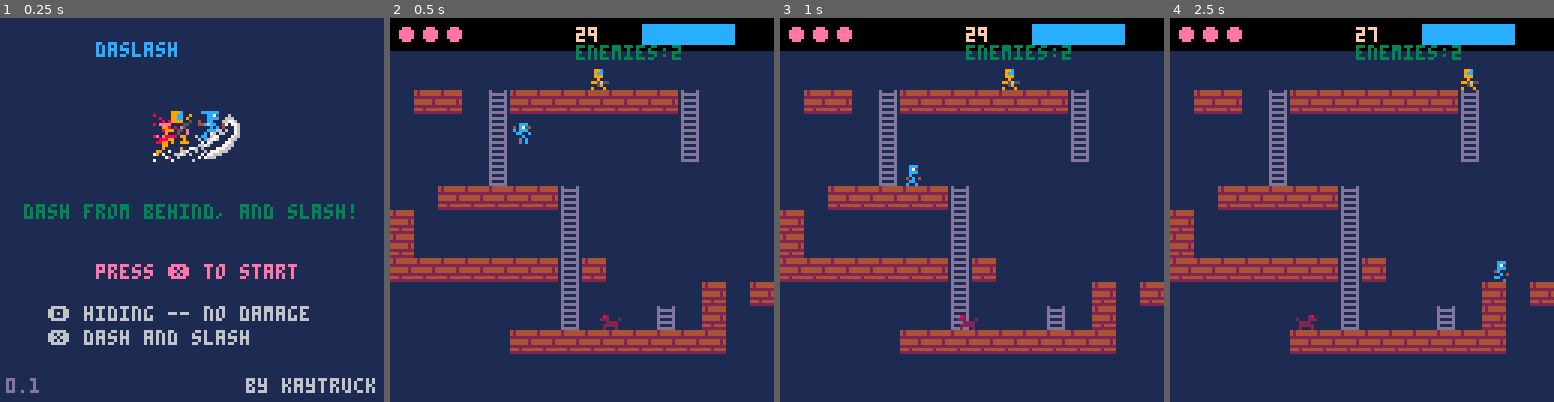
Above: before the commit, frames 1-4 (left to right).
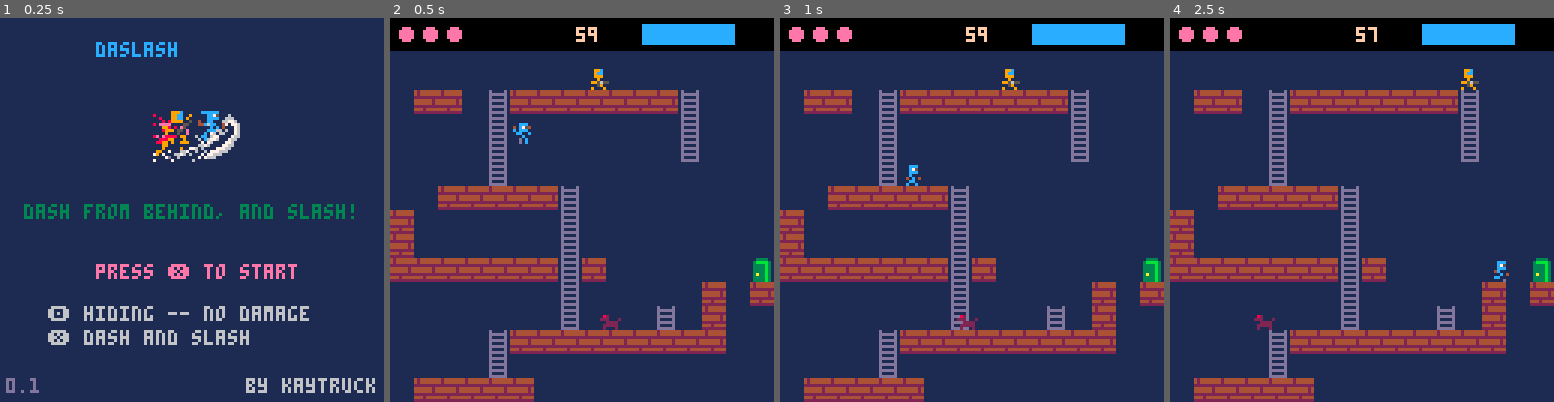
Above: after the commit, the same moments.

Repository: kaytruck/daslash
Game: PICO-8 cartridge daslash.p8
Same seed, same stepped clock (60 frames per second), same inputs: the game is played once before the commit and once after it.
Inputs:
- Up to frame 1 (0.25 s): no input
- Up to frame 2 (0.5 s): tap X (X key) at 0.33 s
- Up to frame 3 (1 s): tap O (Z key) at 0.7 s
- Up to frame 4 (2.5 s): tap X (X key) at 1.07, 1.85 s; hold Right 1.6-2.1 s; tap O (Z key) at 1.7, 2.1 s; hold Up 2.15-2.42 s; hold Right from 2.47 s (still down)

Frame 1 is identical in both runs. In frame 2, 3.2% of the frame differs, in the area x 6-100%, y 3-100%; in frame 3, 3.2%; in frame 4, 3.4%.

Commit message:
次のステージに移動する

Diff:
--- a/common.lua
+++ b/common.lua
@@ -35,13 +35,9 @@
 function collide_ground(obj, offset)
 	-- bottom left
 	local x1 = obj.x + 2
-	-- local x1 = obj.x + 3
-	-- local x1 = obj.x + obj.w / 2
 	local y1 = (obj.y + obj.h - 1) + offset
 	-- bottom right
 	local x2 = obj.x + obj.w - 3
-	-- local x2 = obj.x + obj.w - 3
-	-- local x2 = obj.x + obj.w / 2
 	local y2 = (obj.y + obj.h - 1) + offset
 	local flg = 0x4
 
@@ -87,9 +83,21 @@
 		else
 			return "bottom"
 		end
-	elseif fget(mget(x2_l	, y2)) == flg
+	elseif fget(mget(x2_l, y2)) == flg
 	or fget(mget(x2_r, y2)) == flg then
 		return "on"
 	end
 	return "none"
 end
+
+function chk_mapobj(player)
+	local x = player.x + player.w / 2
+	local y = player.y + player.h / 2
+	local f = fget(mget(x/8, y/8))
+
+	if f == 0x11 then
+		return "door"
+	else
+		return "none"
+	end
+end
--- a/daslash.p8
+++ b/daslash.p8
@@ -132,7 +132,7 @@
 00070000070000006000000000000000000000000000000000000000000000000000000000000000000000000000000000000000000000000000000000000000
 __gff__
 0000000000000000000000000000000000000000000000000000000000000000000000000000000000000000000000000000000000000000000000000000000000000000000000000000000000000000000000000000000000000000000000000000000000000000000000000000000000000000000000000000000000000000
-01000001140000000000000000000000010101000000000000000000000000000100010f0000000000000000000000000100010000000000000000000000000000000000000000000000000000000000000000000000000000000000000000000000000000000000000000000000000000000000000000000000000000000000
+01000001140000110000000000000000010101000000000000000000000000000100010f0000000000000000000000000100010000000000000000000000000000000000000000000000000000000000000000000000000000000000000000000000000000000000000000000000000000000000000000000000000000000000
 __map__
 0000000000000000000000000000000000000000000000000000000000000000000000000000000000000000000000000000000000000000000000000000000000000000000000000000000000000000000000000000000000000000000000000000000000000000000000000000000000000000000000000000000000000000
 0000000000000000000000000000000000000000000000000000000000000000000000000000000000000000000000000000000000000000000000000000000000000000000000000000000000000000000000000000000000000000000000000000000000000000000000000000000000000000000000000000000000000000
@@ -144,7 +144,9 @@
 0000a3a3a3a3a384000000000000000000000000000000000000000000000000000000000000000000000000000000000000000000000000000000000000000000000000000000000000000000000000000000000000000000000000000000000000000000000000000000000000000000000000000000000000000000000000
 a300000000000084000000000000000000000000000000000000000000000000000000000000000000000000000000000000000000000000000000000000000000000000000000000000000000000000000000000000000000000000000000000000000000000000000000000000000000000000000000000000000000000000
 a300000000000084000000000000000000000000000000000000000000000000000000000000000000000000000000000000000000000000000000000000000000000000000000000000000000000000000000000000000000000000000000000000000000000000000000000000000000000000000000000000000000000000
-a3a3a3a3a3a3a384a30000000000000000000000000000000000000000000000000000000000000000000000000000000000000000000000000000000000000000000000000000000000000000000000000000000000000000000000000000000000000000000000000000000000000000000000000000000000000000000000
+a3a3a3a3a3a3a384a30000000000008700000000000000000000000000000000000000000000000000000000000000000000000000000000000000000000000000000000000000000000000000000000000000000000000000000000000000000000000000000000000000000000000000000000000000000000000000000000
 00000000000000840000000000a300a300000000000000000000000000000000000000000000000000000000000000000000000000000000000000000000000000000000000000000000000000000000000000000000000000000000000000000000000000000000000000000000000000000000000000000000000000000000
 00000000000000840000008400a3000000000000000000000000000000000000000000000000000000000000000000000000000000000000000000000000000000000000000000000000000000000000000000000000000000000000000000000000000000000000000000000000000000000000000000000000000000000000
-0000000000a3a3a3a3a3a3a3a3a3000000000000000000000000000000000000000000000000000000000000000000000000000000000000000000000000000000000000000000000000000000000000000000000000000000000000000000000000000000000000000000000000000000000000000000000000000000000000
+0000000084a3a3a3a3a3a3a3a3a3000000000000000000000000000000000000000000000000000000000000000000000000000000000000000000000000000000000000000000000000000000000000000000000000000000000000000000000000000000000000000000000000000000000000000000000000000000000000
+0000000084000000000000000000000000000000000000000000000000000000000000000000000000000000000000000000000000000000000000000000000000000000000000000000000000000000000000000000000000000000000000000000000000000000000000000000000000000000000000000000000000000000
+00a3a3a3a3a30000000000000000000000000000000000000000000000000000000000000000000000000000000000000000000000000000000000000000000000000000000000000000000000000000000000000000000000000000000000000000000000000000000000000000000000000000000000000000000000000000
--- a/main.lua
+++ b/main.lua
@@ -11,6 +11,7 @@
 	gravity=0.2
 	-- gaming info
 	time_cnt = 0
+	cur_mapobj = "none"
 	-- window limits
 	window_l = 0
 	window_r = 128
@@ -20,11 +21,17 @@
 	blink_col = blink_col1
 	blink_cnt = 0
 	-- stage
-	stage = init_stages()
+	stages = load_stages()
+	sn = 1
+	-- stage = stages[stage_n]
+	init_stage()
+end
+
+function init_stage()
 	-- player
-	player = init_player(stage.p_x, stage.p_y)
+	player = init_player(stages[sn].p_x, stages[sn].p_y)
 	-- enemies
-	enemies = init_enemies(stage.enemies)
+	enemies = init_enemies(stages[sn].enemies)
 end
 
 -- update
@@ -49,12 +56,33 @@
 	-- life time count down
 	time_cnt = time_cnt + 1
 	if time_cnt % 30 == 1
-	and player.life_time > 0 then
-		player.life_time = player.life_time - 1
+	and stages[sn].life_time > 0 then
+		stages[sn].life_time = stages[sn].life_time - 1
 	end
 
 	update_player(player, enemies)
 	update_enemies(enemies)
+
+	-- check finish
+	if #enemies == 0
+	and cur_mapobj == "door" then
+		if player.hp > 0
+		and sn < #stages then
+			-- goto next stage
+			sn = sn + 1
+			init_stage()
+		else
+			-- cleard
+			_update = update_gameover
+			_draw = draw_gameover
+		end
+	elseif player.hp == 0
+	or stages[sn].life_time == 0 then
+		-- game over
+		_update = update_gameover
+		_draw = draw_gameover
+	end
+
 	animate_player(player)
 	animate_enemies(enemies)
 end
@@ -83,14 +111,15 @@
 
 function draw_gaming()
 	cls(1)
-	draw_map(stage.m_x, stage.m_y, stage.m_w, stage.m_h)
+	draw_map()
+	-- draw info area background
 	rectfill(0, 0, 127, 10, 0)
 	-- draw player hp
 	for i=0, player.hp - 1 do
 		circfill(5 + 8 * i, 5, 2, 14)
 	end
 	-- draw life time
-	local life_time_s = "0"..player.life_time
+	local life_time_s = "0"..stages[sn].life_time
 	print(sub(life_time_s, #life_time_s - 1), 62, 3, 15)
 	-- draw hiding time bar
 	local hbx = 84
@@ -124,15 +153,20 @@
 	-- print("player.hiding_cnt:"..player.hiding_cnt, 3)
 	-- print("player.hiding:"..(player.hiding and "true" or "false"), 3)
 	-- print("player.hiding_limit:"..(player.hiding_limit and "true" or "false"), 3)
-	print("enemies:"..#enemies, 3)
+	-- print("cur_mapobj:"..cur_mapobj, 0, 10, 3)
+	-- print("#enemies:"..#enemies, 0, 18, 3)
 end
 
 function draw_gameover()
 	cls(1)
-	print("you died", 32, 32, 6)
+	local msg = "cleard"
+	if player.hp == 0 then
+		msg = "you died"
+	end
+	print(msg, 32, 32, 6)
 	print("press ❎ to title", 32, 48, 6)
 end
 
-function draw_map(m_x, m_y, m_w, m_h)
-	map(m_x, m_y, 0, 0, m_w, m_w)
+function draw_map()
+	map(stages[sn].m_x, stages[sn].m_y, 0, 0, stages[sn].m_w, stages[sn].m_w)
 end
--- a/player.lua
+++ b/player.lua
@@ -21,7 +21,6 @@
 		hiding_cnt_max = 30,
 		atk=3,
 		hp=3,					-- hp
-		life_time = 30,			-- sec.
 		-- stat
 		running=false,
 		falling=false,
@@ -148,6 +147,9 @@
 		p.vx = 0
 	end
 
+	-- check map obj (goal, item, ...)
+	cur_mapobj = chk_mapobj(p)
+
 	-- collide enemies
 	engage(p, enemies)
 
@@ -156,18 +158,16 @@
     p.y = p.y + p.dy
 	p.y = flr(p.y + 0.9)
 
-	-- player die
-	if p.y > dead_h
-	or p.hp <= 0
-	or p.life_time <= 0 then
-		_update = update_gameover
-		_draw = draw_gameover
-	end
 	-- limit player to window
 	if p.x < window_l then
 		p.x = window_l
 	elseif p.x > window_r - p.w then
 		p.x = window_r - p.w
+	end
+
+	-- check player die
+	if player.y > dead_h then
+		p.hp = 0
 	end
 end
 
@@ -250,7 +250,6 @@
 	elseif player.running then
 		if time() - player.anim > 0.1 then
 			player.anim = time()
-			-- player.sp += 1
             player.sp = player.sp + 1
 			if player.sp > 6 then
 				player.sp = 2
--- a/stages.lua
+++ b/stages.lua
@@ -1,16 +1,13 @@
-function init_stages()
-    stages = {stage1}
-    return load_stage(1)
-end
-
-function load_stage(stage)
-    return stages[stage]
+function load_stages()
+    local stages = {stage1, stage2}
+    return stages
 end
 
 stage1 = {
     -- player
     p_x = 40,
     p_y = 30,
+    life_time = 60,			-- sec.
     -- map
     m_x = 0,
     m_y = 0,
@@ -38,3 +35,36 @@
         },
     },
 }
+
+stage2 = {
+    -- player
+    p_x = 40,
+    p_y = 30,
+    life_time = 60,			-- sec.
+    -- map
+    m_x = 0,
+    m_y = 0,
+    m_w = 16,
+    m_h = 16,
+    -- enemies
+    enemies = {
+        {
+            create=create_enemey_1,
+            sp=64,
+            sp_end=65,
+            x=8*8,
+            y=2*8,
+            vx=0.5,
+            hp=6,
+        },
+        {
+            create=create_enemey_1,
+            sp=80,
+            sp_end=81,
+            x=9*8,
+            y=12*8,
+            vx=-0.7,
+            hp=3,
+        },
+    },
+}
Not shown, changed: README.md
